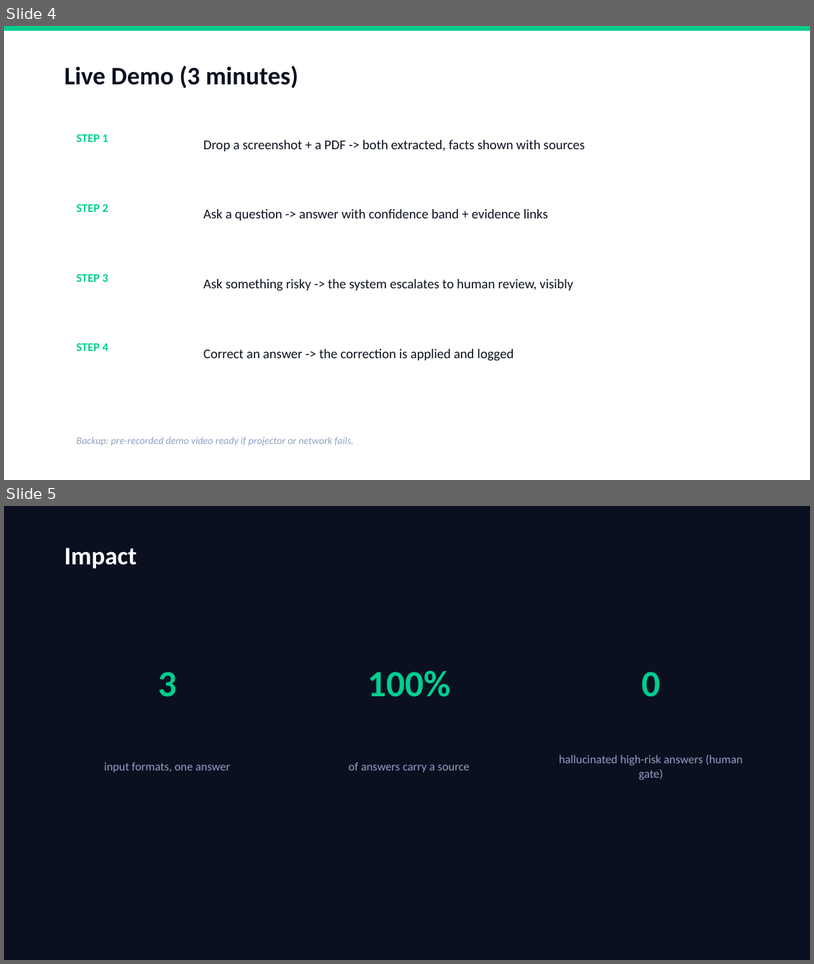
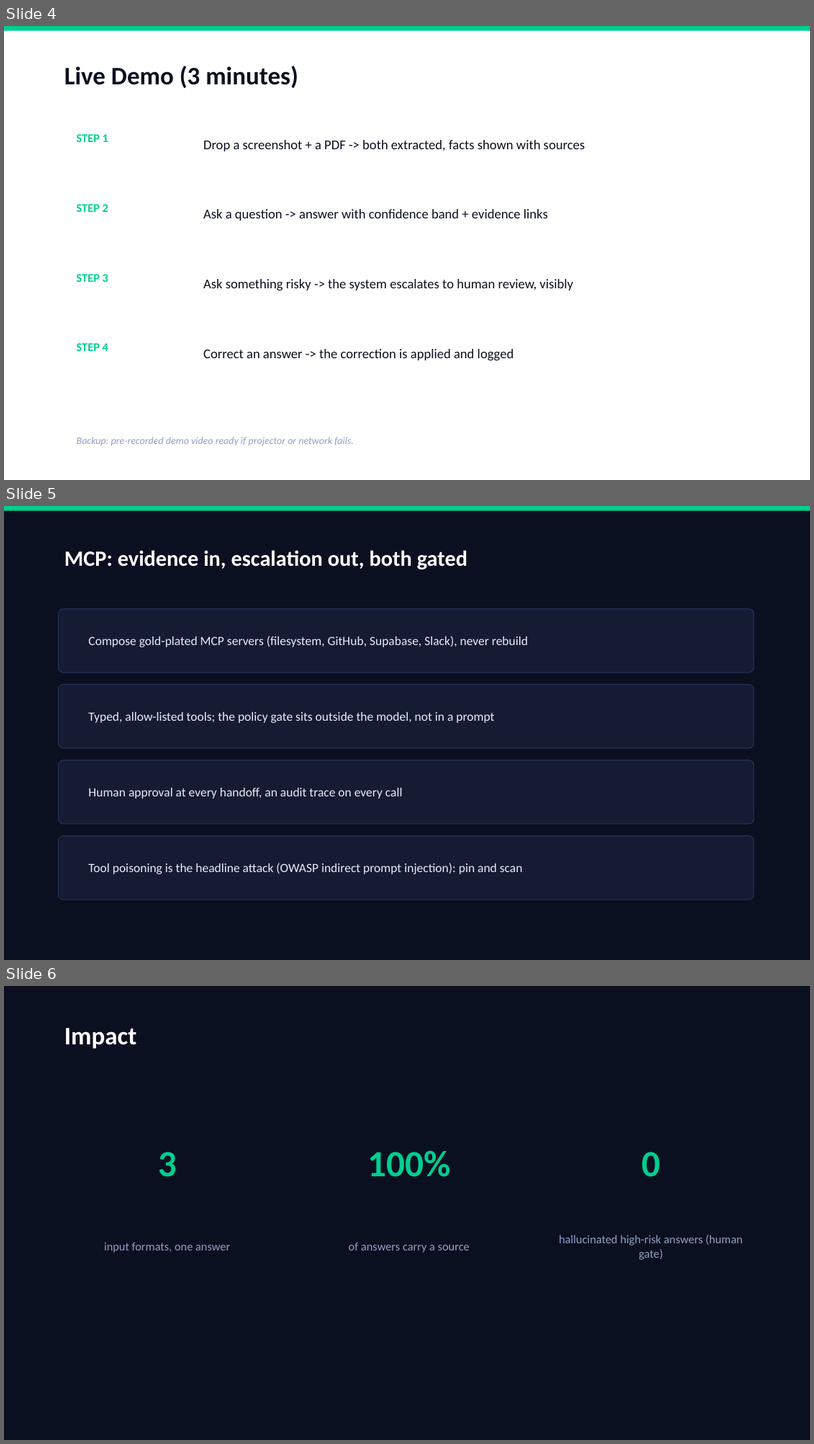
Before and after one commit to harshgounder/craft-n-code, a slide deck: scaffold/deck/deck-multimodal.pptx. Shown one above the other, each under a label of ours: slides 4 and 5 before the commit, slides 4, 5 and 6 after it. The pictures are 814x964 and 814x1444 pixels, drawn with LibreOffice and Linux fonts; fonts in the diff are those of the drawing. Boxes give left, top, right and bottom in pixels: in the first picture for what was removed or moved away, otherwise in the second. Text is boxed around its words. In the diff, an @@ line names an element or a change of style, - is before the commit and + after.

```diff
--- a/scaffold/deck/deck-multimodal.pptx
+++ b/scaffold/deck/deck-multimodal.pptx
@@ slide 5 added at (x1=4, y1=506, x2=810, y2=960), background #0B1020 @@
@@ rectangle added at (x1=4, y1=506, x2=810, y2=511), fill #00CE8F @@
@@ text added at (x1=64, y1=550, x2=468, y2=569), 26 pt, text #FFFFFF, bold @@
+MCP: evidence in, escalation out, both gated
@@ rounded rectangle added at (x1=59, y1=609, x2=754, y2=672), fill #141B33, outline #263055 1 pt @@
@@ text added at (x1=88, y1=636, x2=528, y2=647), 15 pt, text #E8ECF8 @@
+Compose gold-plated MCP servers (filesystem, GitHub, Supabase, Slack), never rebuild
@@ rounded rectangle added at (x1=59, y1=685, x2=754, y2=748), fill #141B33, outline #263055 1 pt @@
@@ text added at (x1=88, y1=712, x2=494, y2=723), 15 pt, text #E8ECF8 @@
+Typed, allow-listed tools; the policy gate sits outside the model, not in a prompt
@@ rounded rectangle added at (x1=59, y1=760, x2=754, y2=824), fill #141B33, outline #263055 1 pt @@
@@ text added at (x1=88, y1=788, x2=403, y2=798), 15 pt, text #E8ECF8 @@
+Human approval at every handoff, an audit trace on every call
@@ rounded rectangle added at (x1=59, y1=836, x2=754, y2=899), fill #141B33, outline #263055 1 pt @@
@@ text added at (x1=88, y1=862, x2=523, y2=874), 15 pt, text #E8ECF8 @@
+Tool poisoning is the headline attack (OWASP indirect prompt injection): pin and scan
@@ what was slide 5 is now slide 6 @@
```
Also in this commit, not shown: 2 slides changed, 4 other files.
